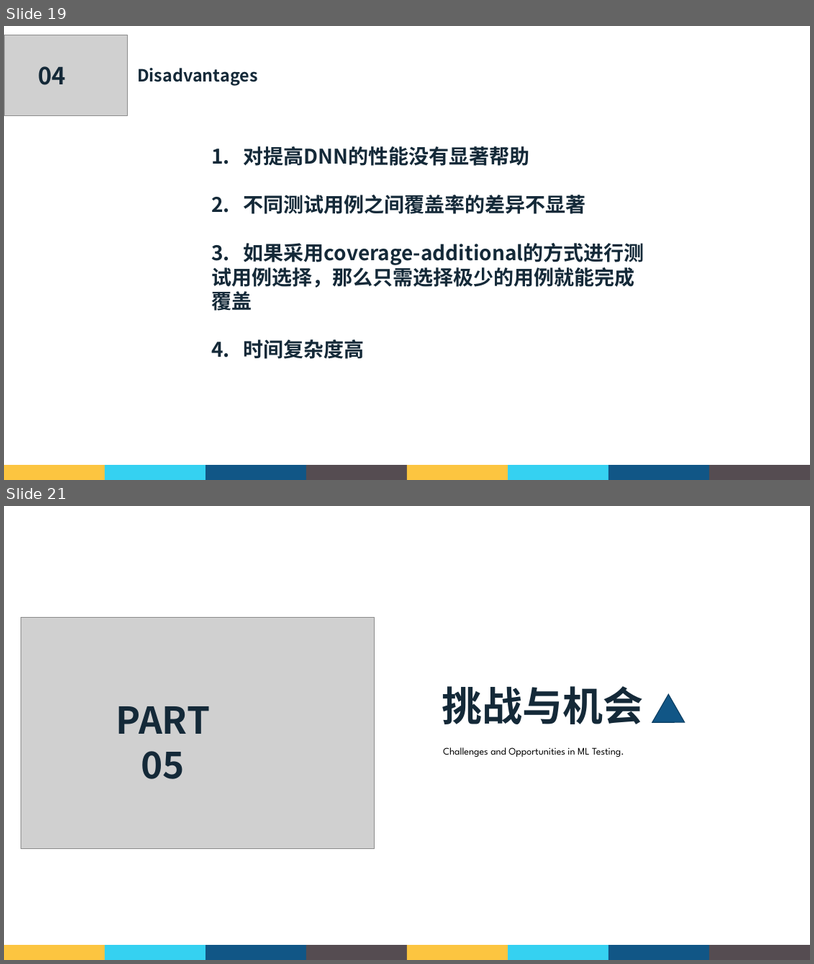
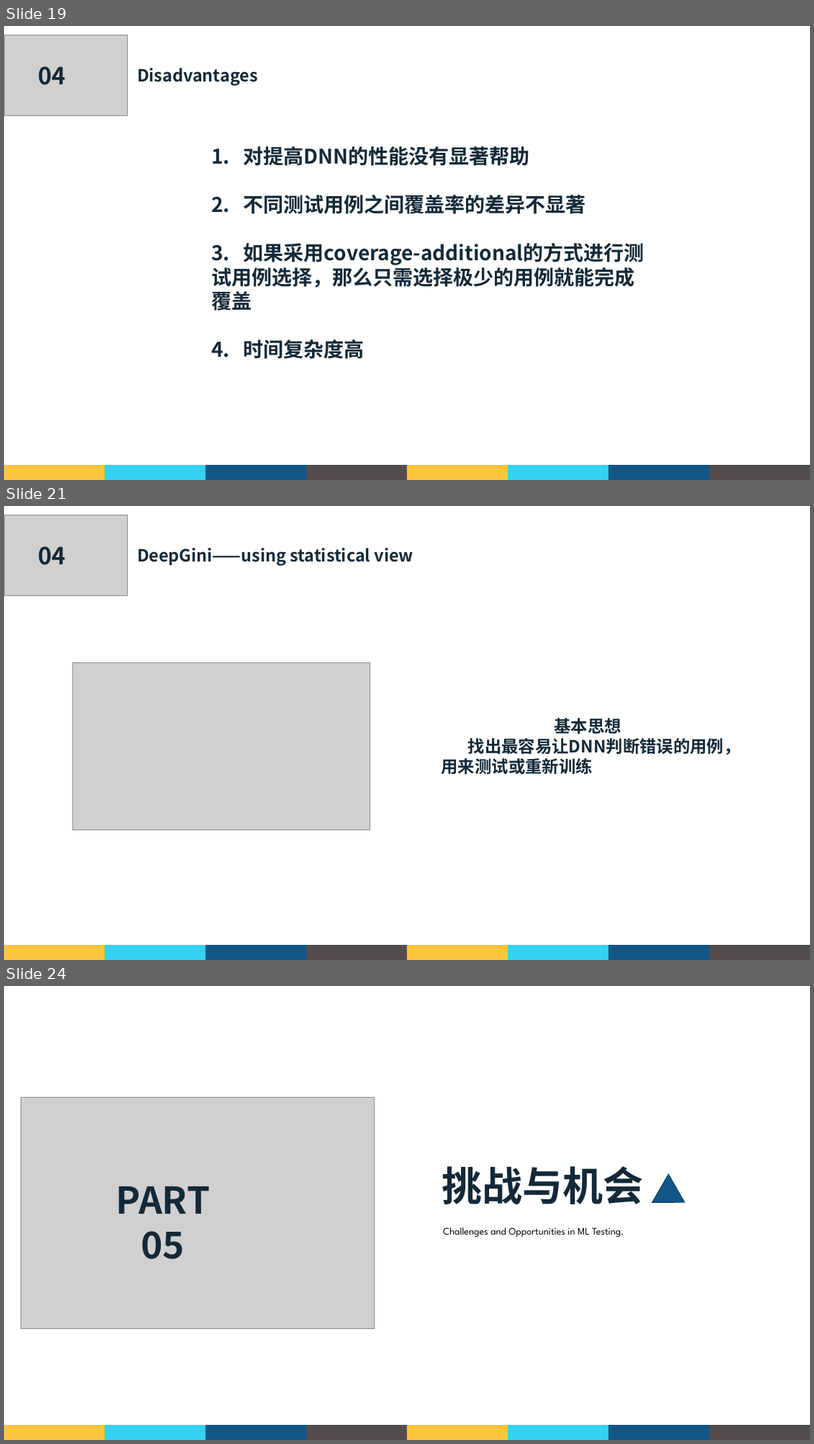
Before and after one commit to GaryHua226/AutomatedTesting, a slide deck: 课堂汇报/郭礼华_181250038.pptx. Shown one above the other, each under a label of ours: slides 19 and 21 before the commit, slides 19, 21 and 24 after it; the slides between them are not shown. The pictures are 814x964 and 814x1444 pixels, drawn with LibreOffice and Linux fonts; fonts in the diff are those of the drawing; grey boxes stand for pictures; background and template pictures are left out. Boxes give left, top, right and bottom in pixels: in the first picture for what was removed or moved away, otherwise in the second. Text is boxed around its words. In the diff, an @@ line names an element or a change of style, - is before the commit and + after.

```diff
--- a/课堂汇报/郭礼华_181250038.pptx
+++ b/课堂汇报/郭礼华_181250038.pptx
@@ slide 21 added at <box>4,506,810,960</box>, background picture (left out) @@
@@ picture added at <box>4,515,127,595</box> @@
@@ text added at <box>38,546,65,565</box>, 28 pt, text #142938, bold @@
+04
@@ text added at <box>137,548,414,566</box>, 20 pt, text #142938, bold @@
+DeepGini——using statistical view
@@ picture added at <box>72,663,370,830</box> @@
@@ text added at <box>442,718,741,774</box>, 20 pt, text #142938, bold @@
+基本思想
+找出最容易让DNN判断错误的用例，用来测试或重新训练
@@ group added at <box>4,944,810,960</box>: 8 rectangles @@
@@ what was slide 21 is now slide 24 @@
```
Also in this commit, not shown: 1 slide changed, 2 other slides added, 20 slides removed.
